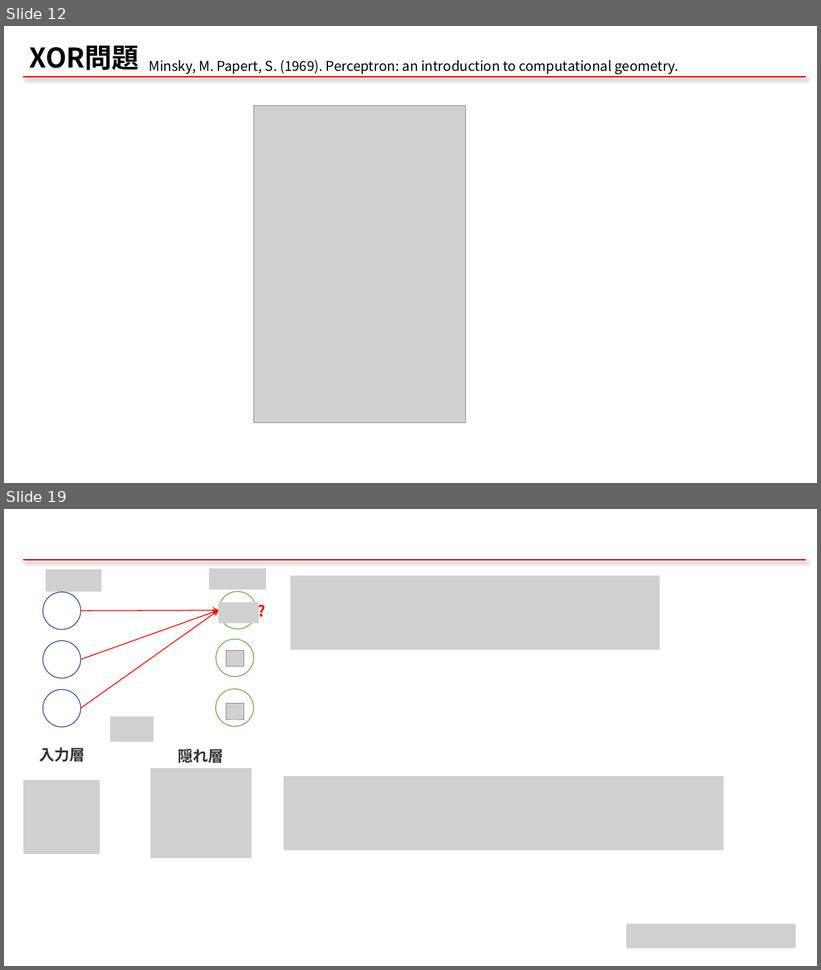
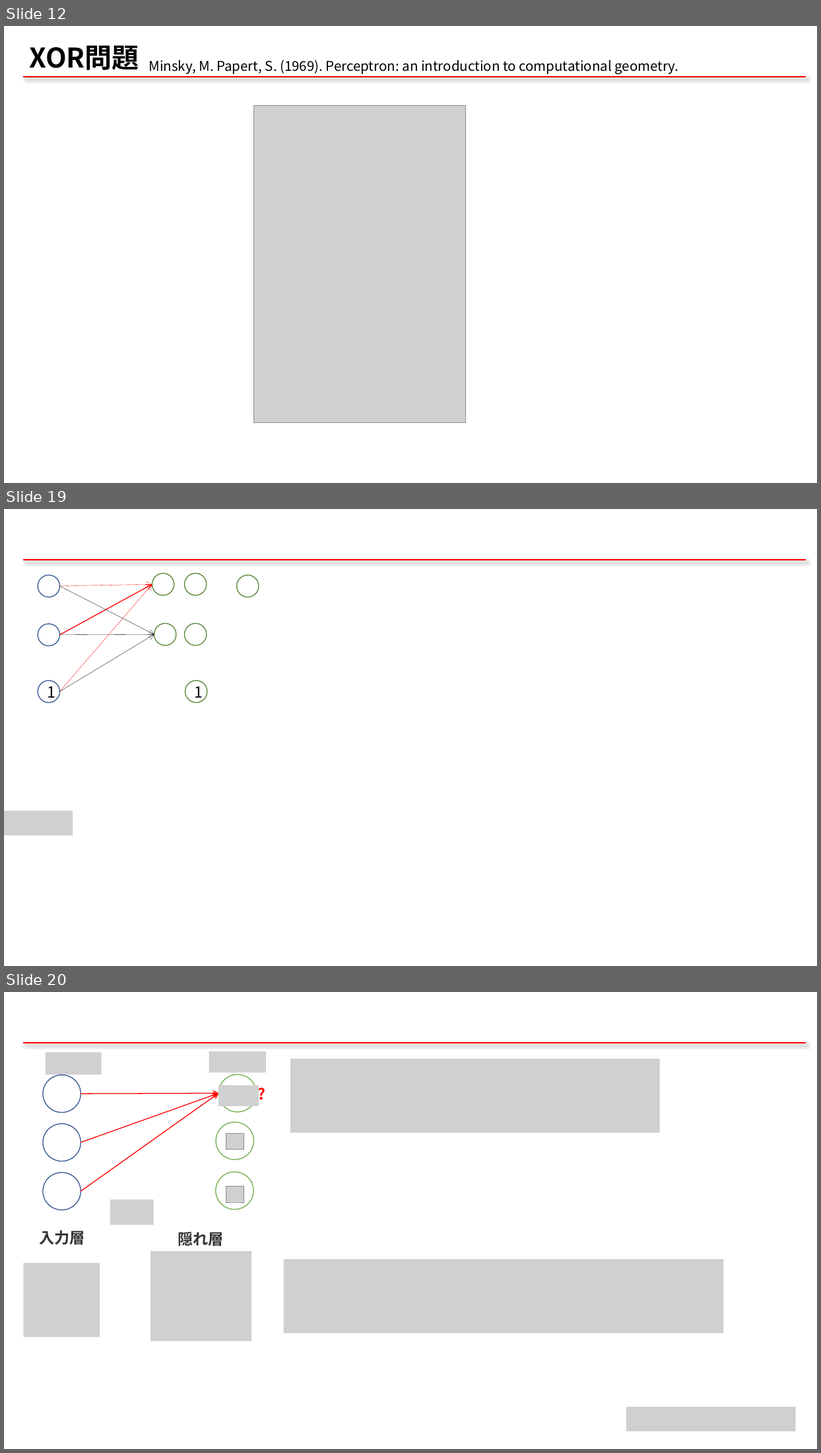
Before and after one commit to qqinxl2015/machine-learning-basic, a slide deck: _ML_01_NN.pptx. Shown one above the other, each under a label of ours: slides 12 and 19 before the commit, slides 12, 19 and 20 after it; the slides between them are not shown. The pictures are 821x970 and 821x1453 pixels, drawn with LibreOffice and Linux fonts; fonts in the diff are those of the drawing; grey boxes stand for pictures; background and template pictures are left out. Boxes give left, top, right and bottom in pixels: in the first picture for what was removed or moved away, otherwise in the second. Text is boxed around its words. In the diff, an @@ line names an element or a change of style, - is before the commit and + after.

```diff
--- a/_ML_01_NN.pptx
+++ b/_ML_01_NN.pptx
@@ slide 19 added at (4,509,817,966), background #FFFFFF; not listed: 1 template element that a slide beside it also shows @@
@@ ellipse added at (38,575,59,597), fill #FFFFFF, outline #325491 1 pt @@
@@ arrow added from (59, 586) to (152, 585), #FF0000 0.25 pt @@
@@ arrow added from (59, 634) to (152, 585), #FF0000 1 pt @@
@@ arrow added from (59, 692) to (152, 585), #FF0000 0.25 pt @@
@@ arrow added from (59, 586) to (154, 634), #000000 0.25 pt @@
@@ ellipse added at (152,573,174,595), fill #FFFFFF, outline #548235 1 pt @@
@@ ellipse added at (185,573,207,595), fill #FFFFFF, outline #548235 1 pt @@
@@ ellipse added at (237,575,259,597), fill #FFFFFF, outline #548235 1 pt @@
@@ ellipse added at (38,624,59,646), fill #FFFFFF, outline #325491 1 pt @@
@@ ellipse added at (154,624,176,646), fill #FFFFFF, outline #548235 1 pt @@
@@ ellipse added at (185,624,207,646), fill #FFFFFF, outline #548235 1 pt @@
@@ arrow added from (59, 634) to (154, 634), #000000 0.25 pt @@
@@ arrow added from (59, 692) to (154, 634), #000000 0.25 pt @@
@@ ellipse added at (38,681,59,702), fill #FFFFFF, outline #325491 1 pt, 18 pt, text #000000 @@
+1
@@ ellipse added at (185,681,207,702), fill #FFFFFF, outline #548235 1 pt, 18 pt, text #000000 @@
+1
@@ picture added at (4,811,73,835) @@
@@ what was slide 19 is now slide 20 @@
```
Also in this commit, not shown: 4 slides changed, 1 other file.
